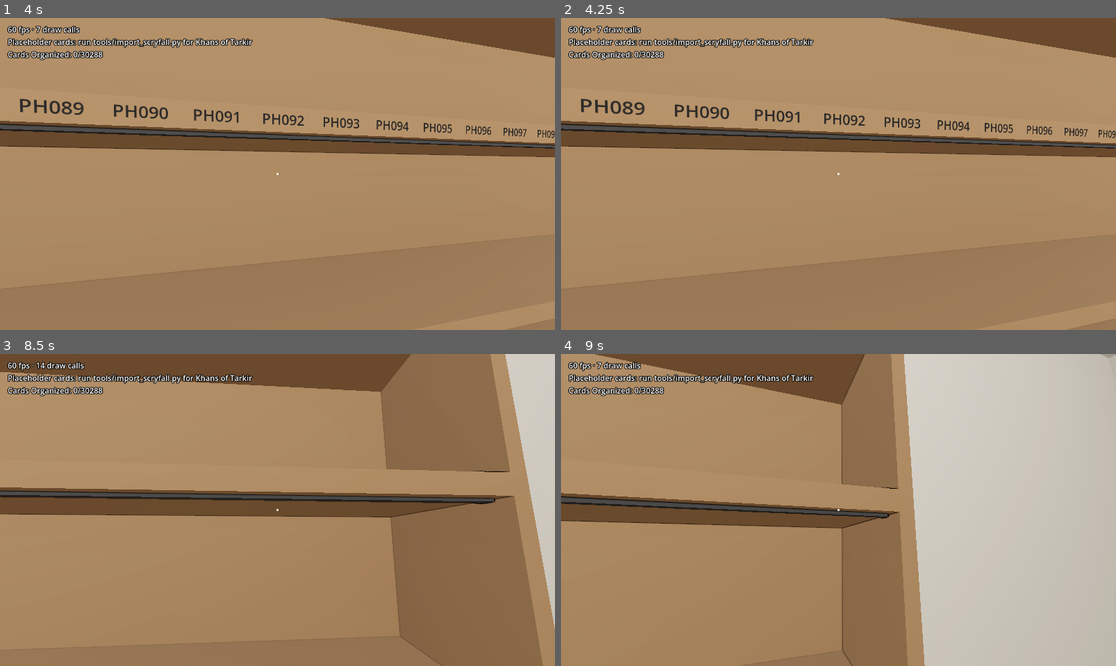
Above: before the commit, frames 1-4 (two rows, left to right).
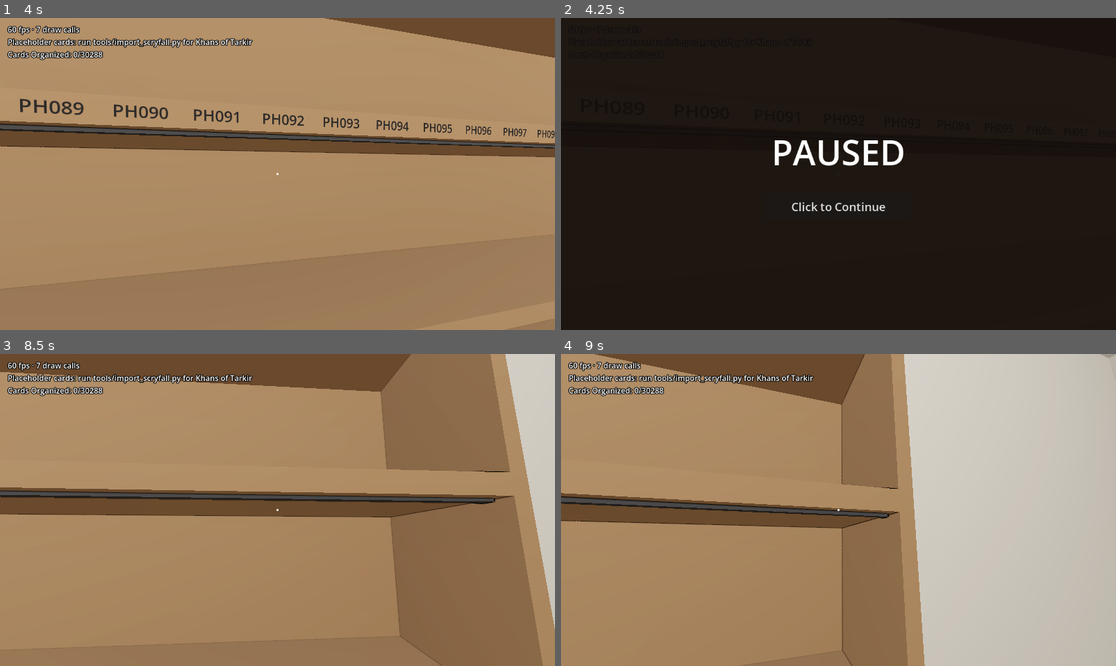
Above: after the commit, the same moments.

Repository: brian-kujawski/cracknstack
Game: Godot game, scene res://scenes/main.tscn
Two runs of this game, one before a commit and one after it. Both use one fixed random seed, a clock stepped at 60 frames per second and the inputs below.
Inputs (mouse positions are in pixels of both pictures, inside the frame that each line leads up to):
- Up to frame 1 (4 s): tap Enter at 0.5, 3.5 s; move the mouse to (305, 174) at 0.52 s; hold W (move_forward) from 0.53 s (still down); tap Ctrl (crouch) at 0.6 s; click (305, 174) at 0.67 s; move the mouse to (249, 174) at 1.27 s; tap Mouse wheel down (flip_next) at 1.35 s; click (249, 174) at 1.42 s; move the mouse to (288, 167) at 2.02 s; tap Mouse wheel up (flip_previous) at 2.1 s; click (288, 167) at 2.17 s; tap Space at 2.75 s; move the mouse to (271, 180) at 2.77 s; tap F (inspect) at 2.85 s; click (271, 180) at 2.92 s; move the mouse to (316, 177) at 3.52 s; tap E (interact) at 3.6 s; click (316, 177) at 3.67 s
- Up to frame 2 (4.25 s): keep holding W (move_forward); tap Escape (free_mouse, bound only before the commit) at 4.15 s
- Up to frame 3 (8.5 s): release W (move_forward) at 4.25 s; click (277, 541) at 4.25 s, where only the run after the commit has a clickable "Click to Continue"; tap Space at 5, 6.5 s; move the mouse to (233, 506) at 5.02 s; hold W (move_forward) 5.03-6.53 s; right-click (233, 506) at 5.1 s; click (233, 506) at 5.17 s; tap Enter at 5.75 s; move the mouse to (283, 510) at 5.77 s; click (283, 510) at 5.85 s; move the mouse to (255, 503) at 6.52 s; hold D (move_right) 6.53-7.28 s; tap C at 6.6 s; click (255, 503) at 6.67 s; move the mouse to (305, 510) at 7.27 s; hold W (move_forward) from 7.28 s (still down); tap G at 7.35 s; click (305, 510) at 7.42 s; move the mouse to (249, 510) at 8.02 s; tap Ctrl (crouch) at 8.1 s; click (249, 510) at 8.17 s
- Up to frame 4 (9 s): keep holding W (move_forward); move the mouse to (849, 503) at 8.77 s; tap Mouse wheel down (flip_next) at 8.85 s; click (849, 503) at 8.92 s

Frame 1 is identical in both runs. In frame 2, 99% of the frame differs, in the area x 0-100%, y 0-100%; in frame 3, 0.2%; in frame 4, nothing differs.

Commit message:
Add a pause screen on Esc
Esc now pauses the game behind a dark screen with PAUSED and a Click to
Continue button; Esc again or the button goes back in. The button fires
on release and the backdrop takes every click, so resuming never picks
anything up. Losing window focus pauses too. Clicking no longer
recaptures the mouse on its own. The FREE_MOUSE action becomes PAUSE.

Co-Authored-By: Claude Opus 5.5 (1M context) <noreply@anthropic.com>
Claude-Session: https://claude.ai/code/session_01KExhLkdBzrwCLDv5LzpzUT

Diff:
--- a/scenes/main.tscn
+++ b/scenes/main.tscn
@@ -1,10 +1,11 @@
-[gd_scene load_steps=9 format=3]
+[gd_scene load_steps=10 format=3]
 
 [ext_resource type="Script" path="res://scripts/main.gd" id="1_main"]
 [ext_resource type="PackedScene" path="res://scenes/player/player.tscn" id="2_player"]
 [ext_resource type="Script" path="res://scripts/store/store_builder.gd" id="3_store"]
 [ext_resource type="Script" path="res://scripts/pile/pile_world.gd" id="4_pile"]
 [ext_resource type="Script" path="res://scripts/benchmark.gd" id="5_benchmark"]
+[ext_resource type="Script" path="res://scripts/ui/pause_menu.gd" id="6_pause"]
 
 [sub_resource type="ProceduralSkyMaterial" id="ProceduralSkyMaterial_sky"]
 
@@ -97,3 +98,6 @@
 horizontal_alignment = 2
 vertical_alignment = 2
 mouse_filter = 2
+
+[node name="PauseMenu" type="CanvasLayer" parent="."]
+script = ExtResource("6_pause")
--- a/scripts/input/controls.gd
+++ b/scripts/input/controls.gd
@@ -22,7 +22,7 @@
 const INTERACT := &"interact"
 const FLIP_NEXT := &"flip_next"
 const FLIP_PREVIOUS := &"flip_previous"
-const FREE_MOUSE := &"free_mouse"
+const PAUSE := &"pause"
 
 ## Every bindable action in menu order: [action, what it's called in the menu].
 const ACTIONS := [
@@ -37,7 +37,7 @@
 	[INTERACT, "Open or close a binder"],
 	[FLIP_NEXT, "Next page"],
 	[FLIP_PREVIOUS, "Previous page"],
-	[FREE_MOUSE, "Free the mouse"],
+	[PAUSE, "Pause"],
 ]
 
 ## Defaults per action: keys by physical keycode (so WASD stays put on
@@ -50,7 +50,7 @@
 	CROUCH: [KEY_CTRL, KEY_C],
 	INSPECT: [KEY_F],
 	INTERACT: [KEY_E],
-	FREE_MOUSE: [KEY_ESCAPE],
+	PAUSE: [KEY_ESCAPE],
 }
 const DEFAULT_BUTTONS := {
 	USE_HAND: [MOUSE_BUTTON_LEFT],
--- a/scripts/player/hands.gd
+++ b/scripts/player/hands.gd
@@ -296,6 +296,15 @@
 
 ## Shows the ghost of what's in hand where it would go, once the button has
 ## been held a moment.
+## Pausing lets go of a put-down in progress: its release goes to the pause
+## screen, not to us.
+func _notification(what: int) -> void:
+	if what == NOTIFICATION_PAUSED and _placing >= 0.0:
+		_placing = -1.0
+		_ghost_card.visible = false
+		_ghost_binder.visible = false
+
+
 func _update_ghost(delta: float) -> void:
 	if Input.mouse_mode != Input.MOUSE_MODE_CAPTURED:
 		_placing = -1.0 # The release won't reach us; let it go.
--- a/scripts/player/player.gd
+++ b/scripts/player/player.gd
@@ -25,10 +25,6 @@
 		rotate_y(-event.relative.x * mouse_sensitivity)
 		_pitch = clampf(_pitch - event.relative.y * mouse_sensitivity, -PI / 2 + 0.01, PI / 2 - 0.01)
 		_camera.rotation.x = _pitch
-	elif event.is_action_pressed(Controls.FREE_MOUSE):
-		Input.mouse_mode = Input.MOUSE_MODE_VISIBLE
-	elif event is InputEventMouseButton and event.pressed and Input.mouse_mode != Input.MOUSE_MODE_CAPTURED:
-		Input.mouse_mode = Input.MOUSE_MODE_CAPTURED
 
 
 func _physics_process(delta: float) -> void:
--- /dev/null
+++ b/scripts/ui/pause_menu.gd
@@ -0,0 +1,69 @@
+class_name PauseMenu
+extends CanvasLayer
+## The pause screen. Esc (Controls.PAUSE) stops the game and frees the mouse;
+## Esc again, or the Continue button, goes back in. Losing the window's focus
+## (alt-tab) pauses too, so the mouse is never left loose in the game. This is
+## where the in-game menu (M4b) will grow from.
+
+const BACKDROP := Color(0.07, 0.05, 0.04, 0.92)
+
+
+func _ready() -> void:
+	process_mode = Node.PROCESS_MODE_ALWAYS
+	layer = 10
+	# The backdrop takes every click, so nothing reaches the game underneath.
+	var backdrop := ColorRect.new()
+	backdrop.color = BACKDROP
+	backdrop.set_anchors_preset(Control.PRESET_FULL_RECT)
+	add_child(backdrop)
+	var column := VBoxContainer.new()
+	column.set_anchors_and_offsets_preset(Control.PRESET_CENTER)
+	column.grow_horizontal = Control.GROW_DIRECTION_BOTH
+	column.grow_vertical = Control.GROW_DIRECTION_BOTH
+	column.add_theme_constant_override("separation", 36)
+	backdrop.add_child(column)
+	var title := Label.new()
+	title.text = "PAUSED"
+	title.horizontal_alignment = HORIZONTAL_ALIGNMENT_CENTER
+	title.add_theme_font_size_override("font_size", 72)
+	column.add_child(title)
+	var resume_button := Button.new()
+	resume_button.text = "Click to Continue"
+	resume_button.focus_mode = Control.FOCUS_NONE
+	resume_button.custom_minimum_size = Vector2(300, 56)
+	resume_button.add_theme_font_size_override("font_size", 24)
+	resume_button.size_flags_horizontal = Control.SIZE_SHRINK_CENTER
+	# Fires when the click comes back up, so neither half of it reaches the game.
+	resume_button.pressed.connect(resume)
+	column.add_child(resume_button)
+	visible = false
+
+
+func _unhandled_input(event: InputEvent) -> void:
+	if event.is_action_pressed(Controls.PAUSE):
+		if visible:
+			resume()
+		else:
+			pause()
+		get_viewport().set_input_as_handled()
+
+
+func _notification(what: int) -> void:
+	if what == NOTIFICATION_APPLICATION_FOCUS_OUT and not visible and not "--benchmark" in OS.get_cmdline_user_args():
+		pause()
+
+
+func is_paused() -> bool:
+	return visible
+
+
+func pause() -> void:
+	visible = true
+	get_tree().paused = true
+	Input.mouse_mode = Input.MOUSE_MODE_VISIBLE
+
+
+func resume() -> void:
+	visible = false
+	get_tree().paused = false
+	Input.mouse_mode = Input.MOUSE_MODE_CAPTURED
--- a/tests/test_runner.gd
+++ b/tests/test_runner.gd
@@ -33,6 +33,7 @@
 	_test_glide()
 	_test_controls()
 	_test_onscreen_text()
+	_test_pause()
 	CardDatabase.load_file(CardDatabase.PLACEHOLDER_PATH)
 	print("%d checks, %d failed" % [_checks, _failures])
 	get_tree().quit(1 if _failures > 0 else 0)
@@ -677,3 +678,23 @@
 		if card.collector_number == range_data.first + pocket:
 			return card.id
 	return -1
+
+
+func _test_pause() -> void:
+	var menu := PauseMenu.new()
+	add_child(menu)
+	_check(not menu.is_paused() and not get_tree().paused, "the game starts unpaused")
+	var esc := InputEventAction.new()
+	esc.action = Controls.PAUSE
+	esc.pressed = true
+	menu._unhandled_input(esc)
+	_check(menu.is_paused() and menu.visible and get_tree().paused, "Esc pauses and shows the pause screen")
+	_check(Input.mouse_mode != Input.MOUSE_MODE_CAPTURED, "pausing frees the mouse")
+	menu._unhandled_input(esc)
+	_check(not menu.is_paused() and not get_tree().paused, "Esc again goes back in")
+	menu.pause()
+	var button: Button = menu.find_children("*", "Button", true, false)[0]
+	_check(button.text == "Click to Continue", "the pause screen has a Continue button")
+	button.pressed.emit()
+	_check(not menu.is_paused() and not get_tree().paused, "the Continue button goes back in")
+	menu.free()
Not shown, added: scripts/ui/pause_menu.gd.uid
